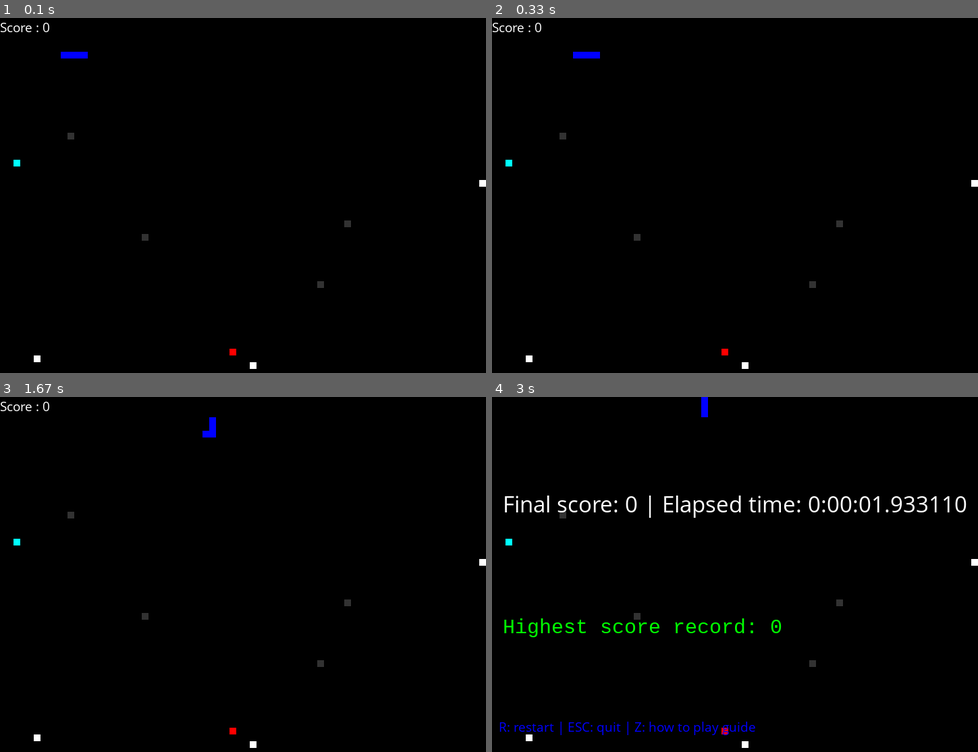
Above: before the commit, frames 1-4 (two rows, left to right).
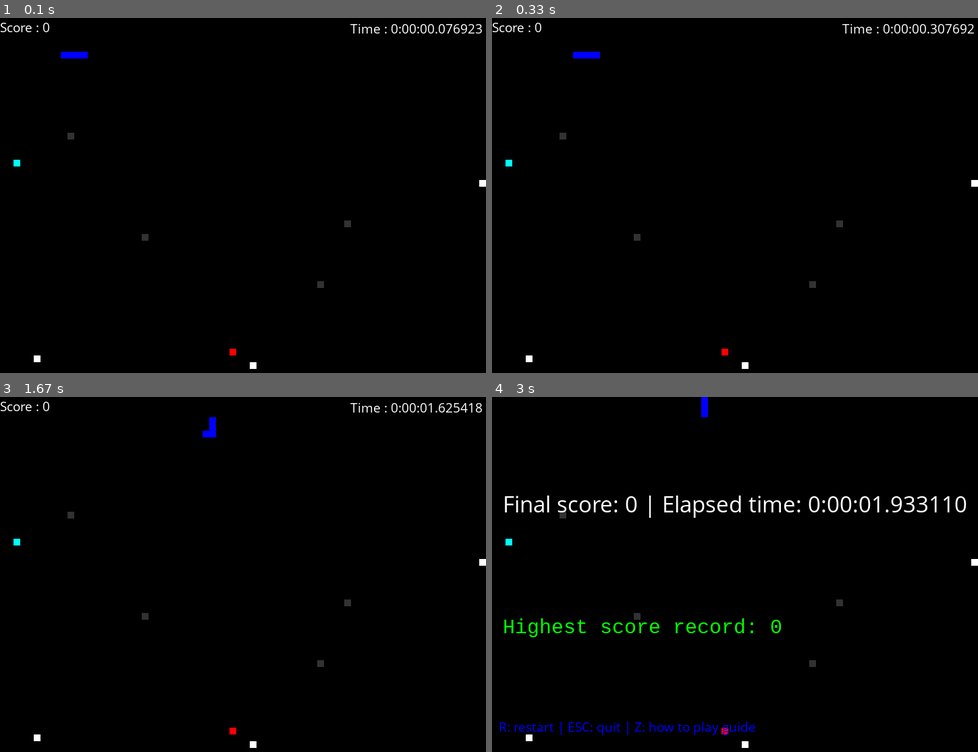
Above: after the commit, the same moments.

Repository: XyrenTheCoder/Snake-In-A-Void-pygame
Game: pygame game, started from snake-in-a-void.py
Same seed, same stepped clock (60 frames per second), same inputs: the game is played once before the commit and once after it.
Inputs:
- Up to frame 1 (0.1 s): no input
- Up to frame 2 (0.33 s): no input
- Up to frame 3 (1.67 s): tap Shift at 0.33 s; tap Right Shift at 0.67 s; hold Up from 1.5 s (still down)
- Up to frame 4 (3 s): release Up at 1.97 s

The runs differ from the first frame. In frame 1, 0.3% of the frame differs, in the area x 72-100%, y 1-5%; in frame 2, 0.3%; in frame 3, 0.3%; in frame 4, nothing differs.

Commit message:
Add files via upload

Diff:
--- a/snake-in-a-void.py
+++ b/snake-in-a-void.py
@@ -79,6 +79,15 @@
     elif score >= 200: snake_speed = 20
     elif score >= 280: snake_speed = 21
     elif score >= 300: snake_speed = 23
+
+def show_timer(color, font, size):
+    now = datetime.now()
+    ctime = now - init
+    itime = pygame.font.SysFont(font, size)
+    time_surface = itime.render(f'Time : {str(ctime)}', True, color)
+    time_rect = time_surface.get_rect()
+    time_rect.topright = (window_x-5, window_y/70-6)
+    game_window.blit(time_surface, time_rect)
 
 def game_over():
     pygame.mixer.Sound.play(death_sound)
@@ -243,5 +252,6 @@
             break
 
     show_score(white, 'segoe ui', 20)
+    show_timer(white, 'segoe ui', 20)
     pygame.display.update()
     fps.tick(snake_speed)
